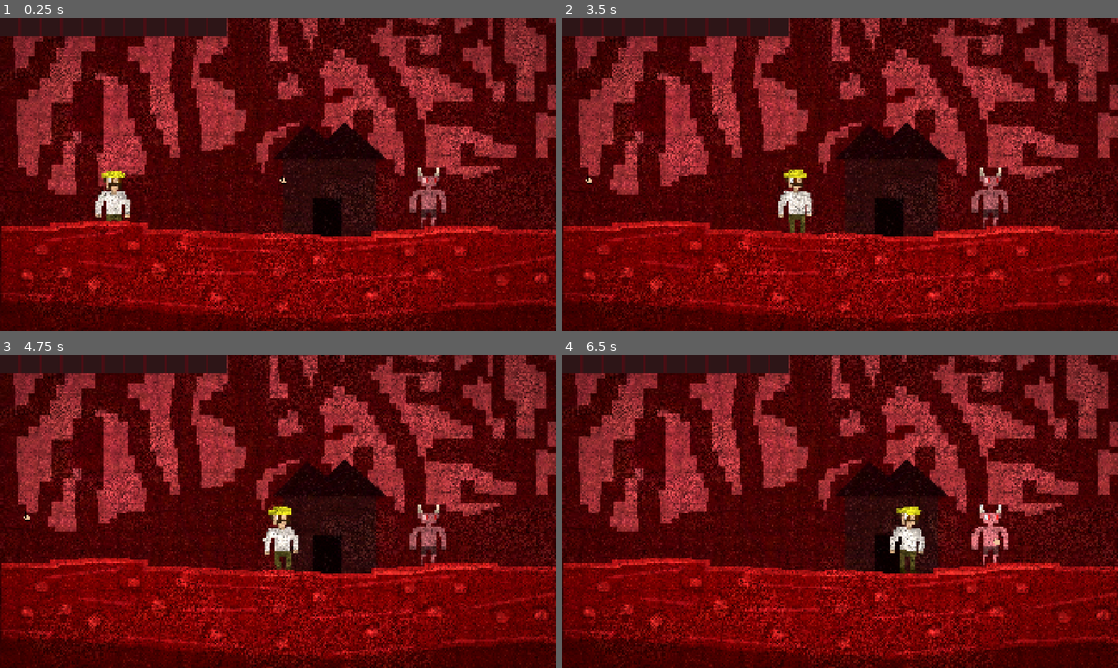
Above: before the commit, frames 1-4 (two rows, left to right).
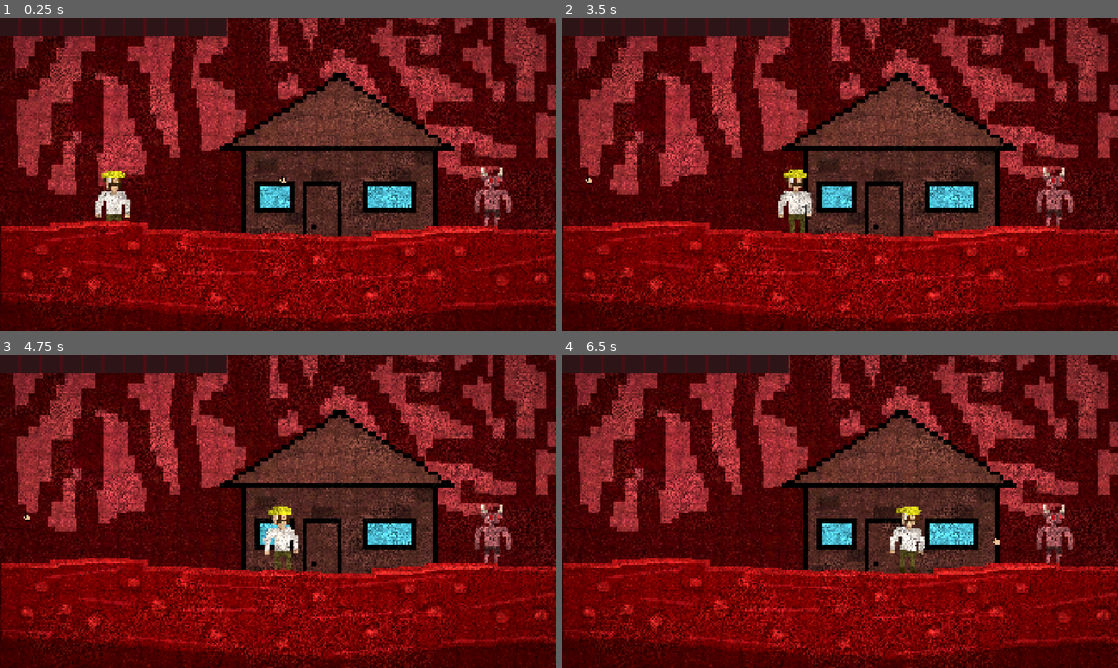
Above: after the commit, the same moments.

Repository: Uther871/kryvokray
Game: Godot game, scene res://levels/level_2.tscn
The game is run twice, just before and just after one commit, with the same random seed, the same clock (stepped at 60 frames per second) and the same inputs. This scene is started directly instead of the project's main scene.
Inputs (mouse positions are in pixels of both pictures, inside the frame that each line leads up to):
- Up to frame 1 (0.25 s): no input
- Up to frame 2 (3.5 s): tap Enter (ui_accept) at 0.5 s; drag from (990, 199) to (584, 174) at 0.52 s; drag from (584, 174) to (990, 199) at 1.27 s; move the mouse to (673, 127) at 2.02 s; click (673, 127) at 2.17 s; drag from (867, 174) to (584, 174) at 2.77 s
- Up to frame 3 (4.75 s): move the mouse to (194, 433) at 3.52 s; click (194, 433) at 3.67 s; tap Enter (ui_accept) at 3.77 s; drag from (400, 495) to (22, 511) at 4.27 s
- Up to frame 4 (6.5 s): move the mouse to (728, 527) at 5.02 s; click (728, 527) at 5.17 s; drag from (895, 442) to (990, 536) at 5.77 s

The runs differ from the first frame. In frame 1, 17% of the frame differs, in the area x 36-95%, y 10-76%; in frame 2, 17%; in frame 3, 17%; in frame 4, 17%.

Commit message:
WIP: hover highlight, swamp zone, plank spawn (not working yet)

Diff:
--- a/dialogue/dialogue_ui.gd
+++ b/dialogue/dialogue_ui.gd
@@ -44,8 +44,10 @@
 	panel.anchor_right = 0.9
 	panel.anchor_top = 1.0
 	panel.anchor_bottom = 1.0
-	panel.offset_top = -300.0
-	panel.offset_bottom = -40.0
+	# Висота за вмістом, росте ВГОРУ від нижнього краю, щоб усі відповіді були видні
+	panel.offset_top = -90.0
+	panel.offset_bottom = -90.0
+	panel.grow_vertical = Control.GROW_DIRECTION_BEGIN
 	panel.add_theme_stylebox_override("panel", _box(PANEL_BG, PANEL_BORDER, 24))
 	_root.add_child(panel)
 
--- a/levels/level_2.tscn
+++ b/levels/level_2.tscn
@@ -5,6 +5,7 @@
 [ext_resource type="Texture2D" uid="uid://cwqq5wp2fv0mw" path="res://assets/CHechek.png" id="3_chechek"]
 [ext_resource type="PackedScene" path="res://characters/grets.tscn" id="4_grets"]
 [ext_resource type="PackedScene" uid="uid://crd52ln6gymk1" path="res://levels/exit.tscn" id="5_exit"]
+[ext_resource type="Texture2D" uid="uid://b6sm0vecgelm0" path="res://assets/house1.png" id="6_house"]
 
 [node name="Level2" type="Node2D" unique_id=1428953293]
 
@@ -14,22 +15,14 @@
 region_enabled = true
 region_rect = Rect2(0, 0, 1920, 1080)
 
-[node name="HutPlaceholder" type="Node2D" parent="." unique_id=1232532876]
-
-[node name="Walls" type="Polygon2D" parent="HutPlaceholder" unique_id=1914819185]
-color = Color(0.2, 0.07, 0.07, 1)
-polygon = PackedVector2Array(980, 480, 1300, 480, 1300, 790, 980, 790)
-
-[node name="BrokenRoof" type="Polygon2D" parent="HutPlaceholder" unique_id=535546578]
-color = Color(0.13, 0.03, 0.04, 1)
-polygon = PackedVector2Array(940, 490, 1060, 370, 1130, 420, 1190, 360, 1340, 490)
-
-[node name="Door" type="Polygon2D" parent="HutPlaceholder" unique_id=571093286]
-color = Color(0.06, 0.01, 0.02, 1)
-polygon = PackedVector2Array(1080, 620, 1180, 620, 1180, 790, 1080, 790)
+[node name="House" type="Sprite2D" parent="."]
+position = Vector2(700, -170)
+scale = Vector2(3, 3)
+texture = ExtResource("6_house")
+centered = false
 
 [node name="Grets" parent="." unique_id=595379407 instance=ExtResource("4_grets")]
-position = Vector2(1480, 740)
+position = Vector2(1700, 740)
 
 [node name="Chechek" type="Node2D" parent="." unique_id=1597554987]
 position = Vector2(300, 740)
Not shown, added: assets/house1.png.import
